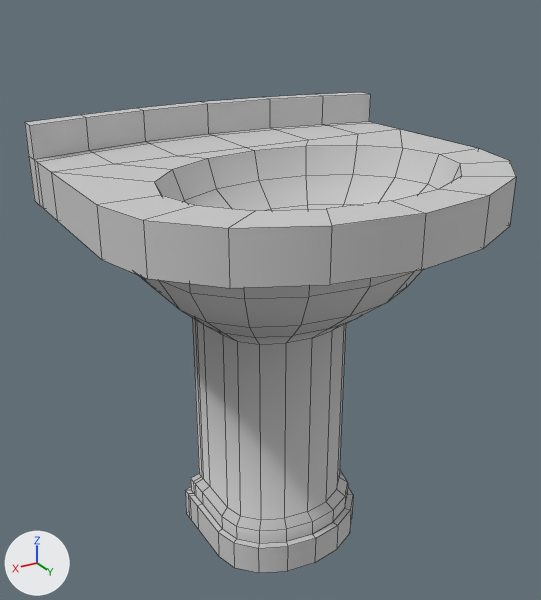
What one commit did to the FBX model Assets/3DAssets/BathSink/Sink.FBX.
The view is the same before and after, from a camera (50 mm lens) standing at (0.87, 1.368, 1.374) and looking at (0.028, -0.035, 0.673). The axes (+X, +Y, +Z) are drawn at lower left. The lights are the same throughout. Mesh edges are drawn as thin lines. Where no turn or scale is listed for an object, it has been applied to the vertices.

Names of what the first picture shows: 'Sink'.
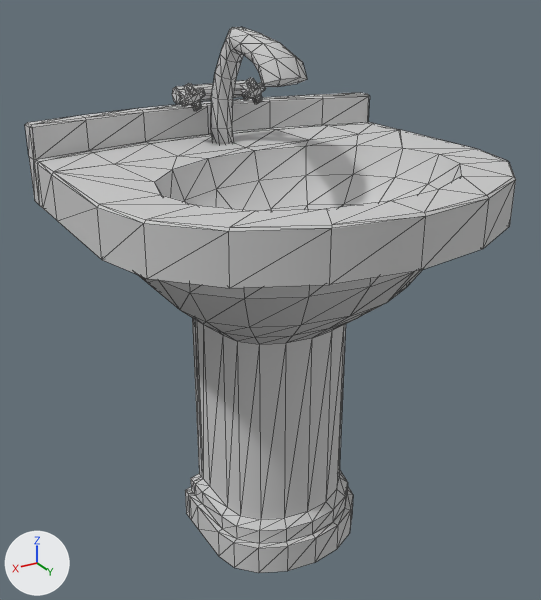
Changed parts and their boxes (x1, y1, x2, y2) in the pictures (541 x 600 px):
```json
{"object": "Sink", "change": "reshaped", "before": [25, 92, 516, 573], "after": [25, 27, 516, 573], "on screen": "13% taller"}
{"part": 1, "of": "me_mesh", "change": "added", "after": [211, 27, 307, 143]}
{"part": 2, "of": "me_mesh", "change": "added", "after": [242, 78, 266, 104]}
{"part": 3, "of": "me_mesh", "change": "added", "after": [180, 83, 205, 111]}
{"part": 4, "of": "me_mesh", "change": "added", "after": [172, 80, 246, 104]}
{"part": 5, "of": "me_mesh", "change": "built on", "before": [25, 92, 516, 288], "after": [25, 93, 516, 288]}
```

Edits to the scene script, one JSON object a line:
```json
{"block": "me_mesh", "where": "# used by ob_sink; location = (0.0, 0.0, 0.0)"}
{"op": "remove", "block": "me_mesh", "code": "me_mesh.from_pydata(...)  # 358 vertices, 354 faces; spans x -0.468..0.468, y -0.437..0.437, z 0.0..1.078"}
{"op": "add", "block": "me_mesh", "code": "me_mesh.from_pydata(...)  # 630 vertices, 1203 faces; spans x -0.468..0.468, y -0.437..0.437, z 0.0..1.271"}
{"block": "me_mesh", "change": "me_mesh part 1: a new loose piece of 77 vertices spanning x -0.072..0.046, y -0.329..-0.022, z 0.954..1.271, in mat_09___default (light grey #cacaca)"}
{"block": "me_mesh", "change": "me_mesh part 2: a new loose piece of 72 vertices spanning x -0.11..-0.046, y -0.333..-0.274, z 1.085..1.149, in mat_09___default (light grey #cacaca)"}
{"block": "me_mesh", "change": "me_mesh part 3: a new loose piece of 72 vertices spanning x 0.064..0.128, y -0.317..-0.258, z 1.085..1.149, in mat_09___default (light grey #cacaca)"}
{"block": "me_mesh", "change": "me_mesh part 4: a new loose piece of 16 vertices spanning x -0.099..0.122, y -0.356..-0.298, z 1.098..1.138, in mat_09___default (light grey #cacaca)"}
{"block": "me_mesh", "change": "me_mesh part 5: 29 vertices removed from x -0.468..0.468, y -0.437..0.437, z 1.003..1.078; 64 vertices added at x -0.468..0.468, y -0.437..0.437, z 0.998..1.078"}
```
